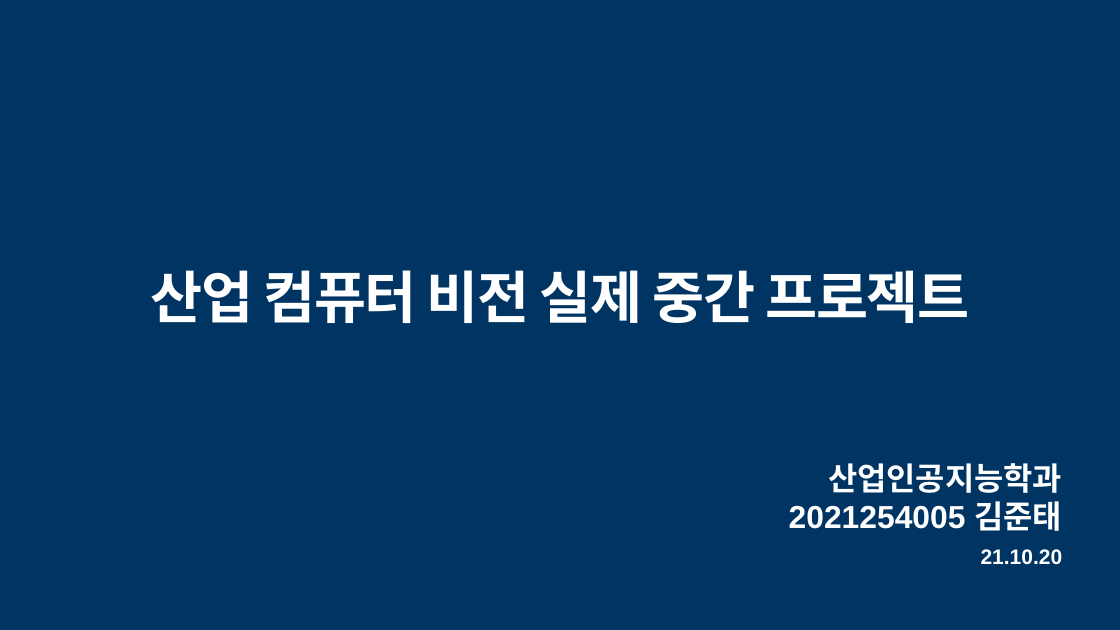
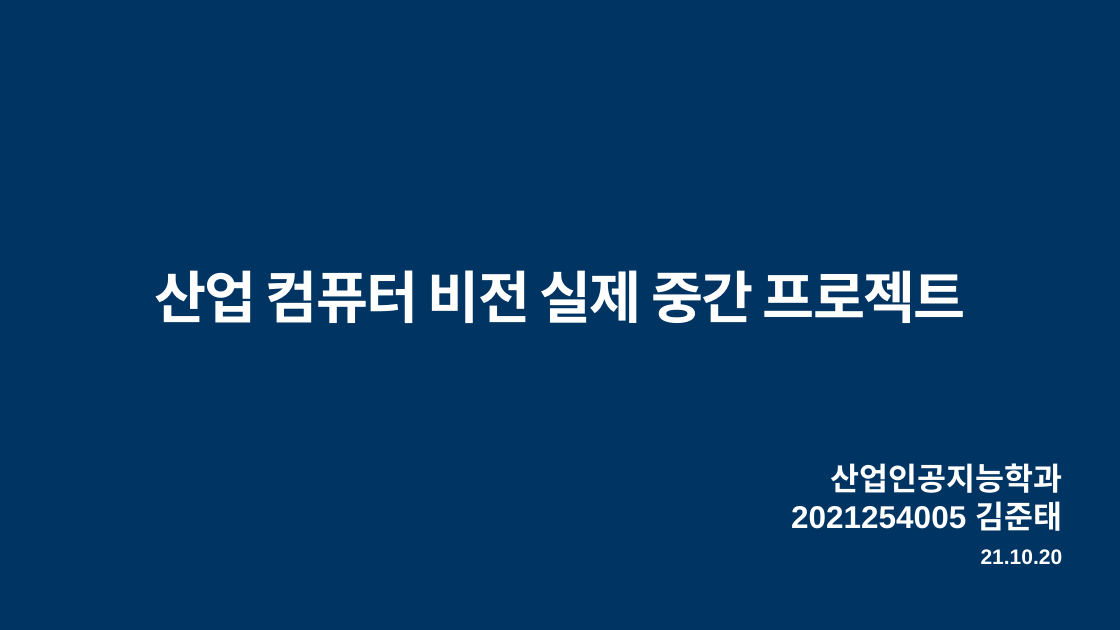
Before and after one commit to jun4879/cbnu_21_2_vision, a slide deck: slide 1 of 컴퓨터비전 중간 데이터/산업컴퓨터비전실제_중간프로젝트_김준태.pptx. Drawn at 1120x630 pixels with LibreOffice and Linux fonts; fonts in the diff are those of the drawing. Boxes give left, top, right and bottom in pixels: in the first picture for what was removed or moved away, otherwise in the second. Text is boxed around its words. In the diff, an @@ line names an element or a change of style, - is before the commit and + after.

```diff
--- a/컴퓨터비전 중간 데이터/산업컴퓨터비전실제_중간프로젝트_김준태.pptx
+++ b/컴퓨터비전 중간 데이터/산업컴퓨터비전실제_중간프로젝트_김준태.pptx
@@ title "산업 컴퓨터 비전 실제 중간 ..." at (154,270,966,323): letter spacing -2.3 to -3 pt @@
@@ text "산업인공지능학과 2021254005 김준태" at (791,463,1062,531): size 54.5 to 54 pt @@
```
Also in this commit, not shown: 6 other slides changed, 1 slide added, 2 other files.
